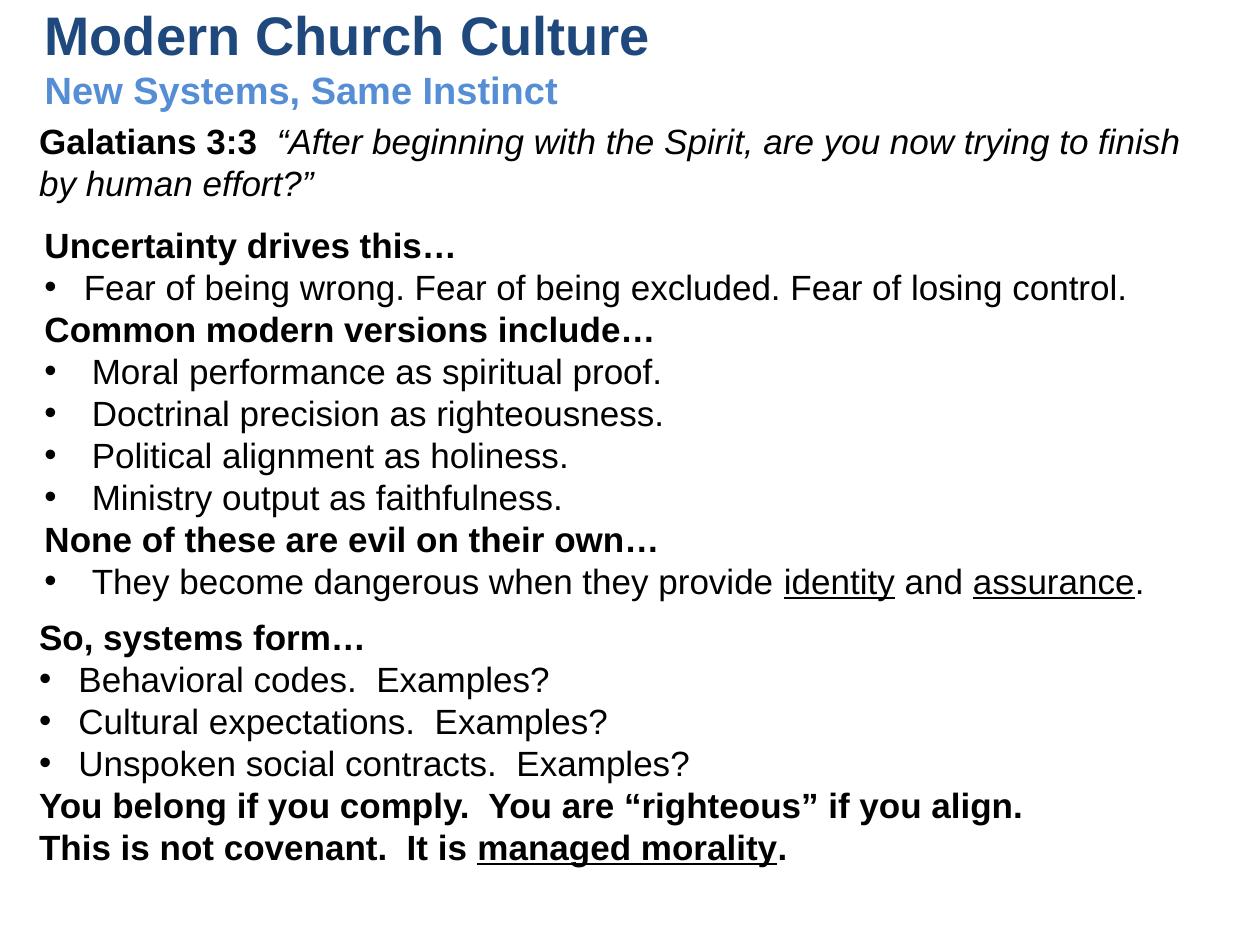
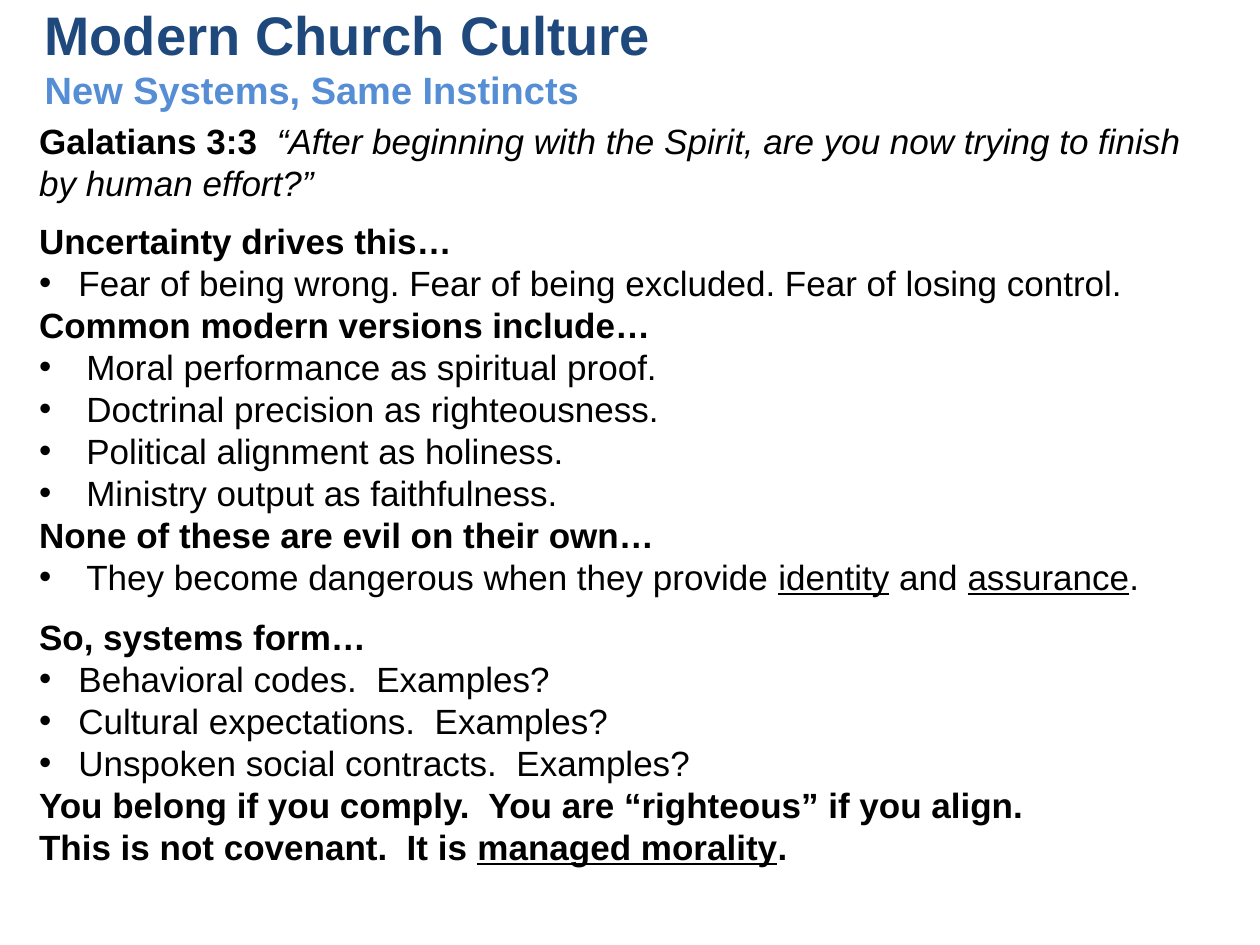
Before and after one commit to UsefulEngines/EvangelismPublic, a slide deck: slide 5 of 2026-Q1/Righteousness3/2026-01-18-Righteous-3.pptx. Drawn at 1260x945 pixels with LibreOffice and Linux fonts; fonts in the diff are those of the drawing. Boxes give left, top, right and bottom in pixels: in the first picture for what was removed or moved away, otherwise in the second. Text is boxed around its words. In the diff, an @@ line names an element or a change of style, - is before the commit and + after.

```diff
--- a/2026-Q1/Righteousness3/2026-01-18-Righteous-3.pptx
+++ b/2026-Q1/Righteousness3/2026-01-18-Righteous-3.pptx
@@ text at (45,15,650,111): text changed @@
-Modern Church Culture
-New Systems, Same Instinct
+Modern Church Culture
+New Systems, Same Instincts
@@ text "Uncertainty drives this…": place and size @@
-text "Uncertainty drives this…" at (44,232,1145,601)
+text "Uncertainty drives this…" at (39,228,1140,596)
```
Also in this commit, not shown: 8 other slides changed, 1 slide removed, 1 other file.
